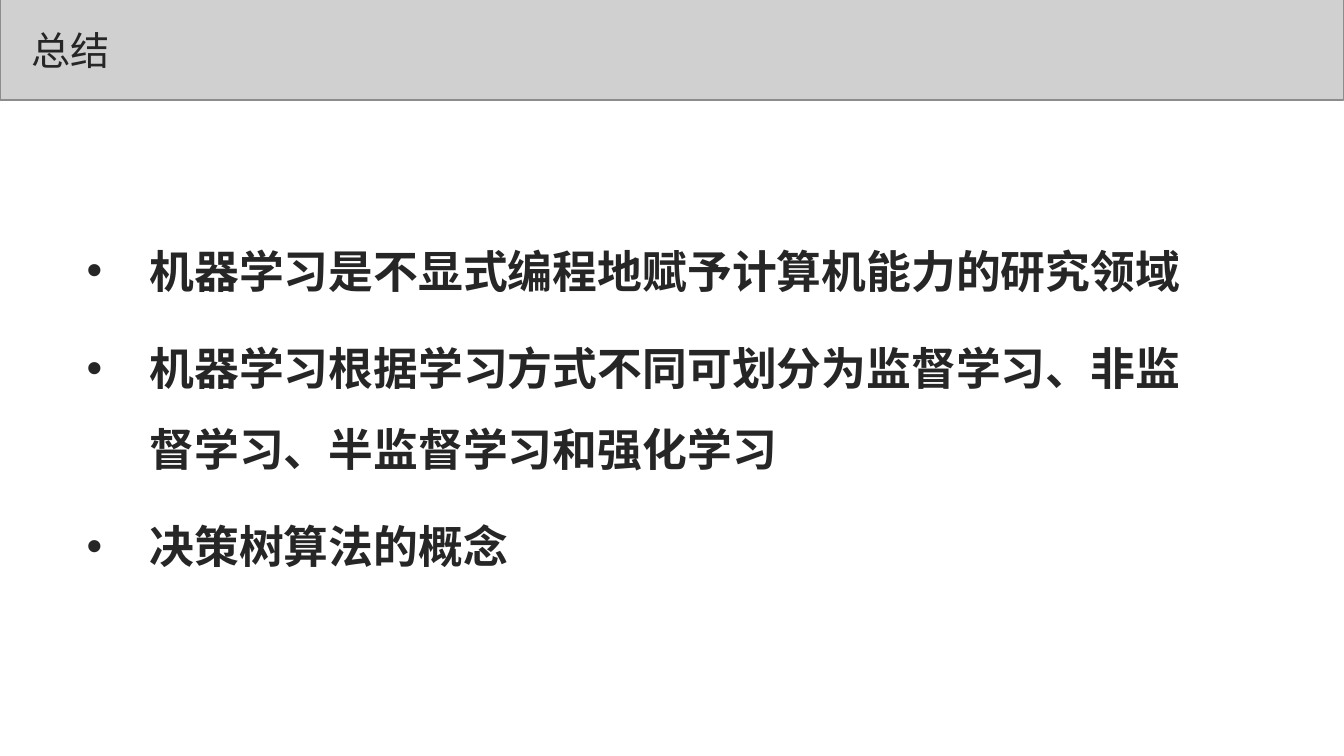
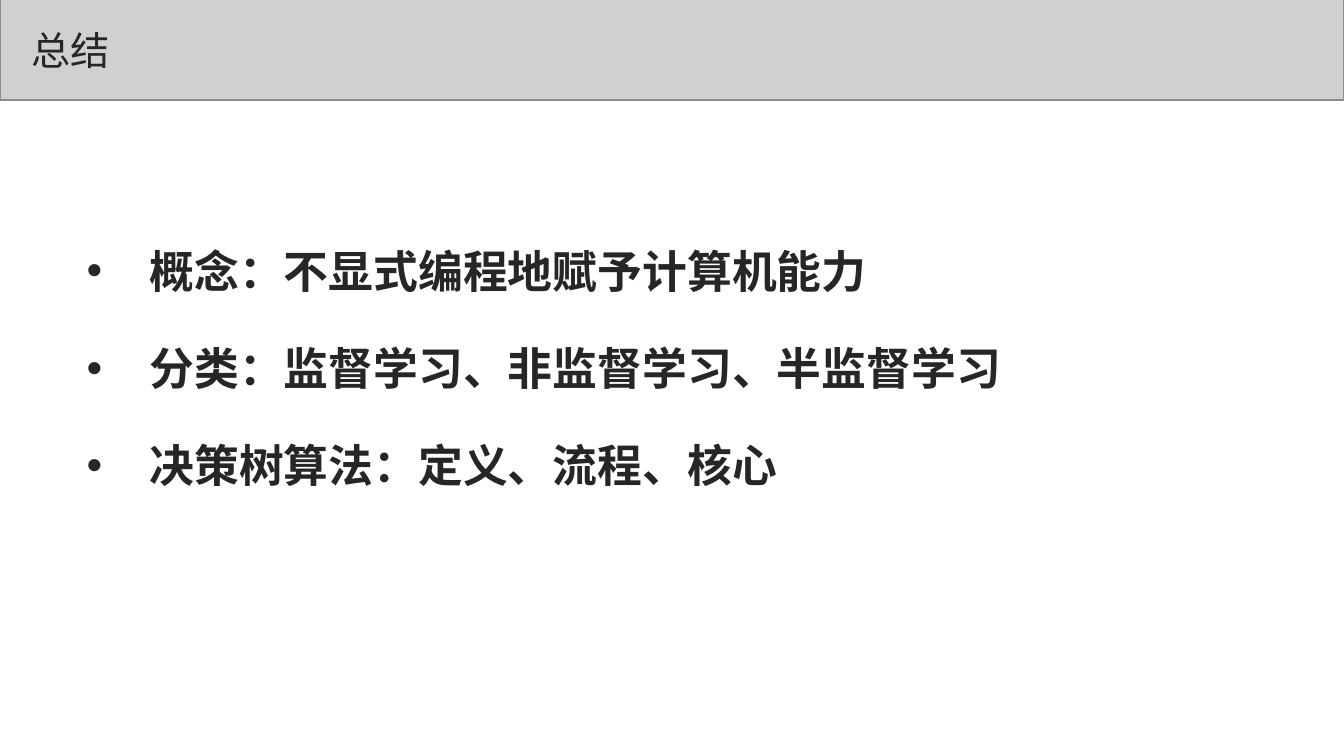
Before and after one commit to congcongshang/StudyNoteBook, a slide deck: slide 13 of 数学/机器学习.ppt. Drawn at 1344x756 pixels with LibreOffice and Linux fonts; fonts in the diff are those of the drawing; grey boxes stand for pictures. Boxes give left, top, right and bottom in pixels: in the first picture for what was removed or moved away, otherwise in the second. Text is boxed around its words. In the diff, an @@ line names an element or a change of style, - is before the commit and + after.

```diff
--- a/数学/机器学习.ppt
+++ b/数学/机器学习.ppt
@@ text at [150,249,1001,486]: text changed @@
-• 机器学习是不显式编程地赋予计算机能力的研究领域
-• 机器学习根据学习方式不同可划分为监督学习、非监督学习、半监督学习和强化学习
-• 决策树算法的概念
+• 概念：不显式编程地赋予计算机能力
+• 分类：监督学习、非监督学习、半监督学习
+• 决策树算法：定义、流程、核心
```
Also in this commit, not shown: 8 other slides changed, 1 other file.
